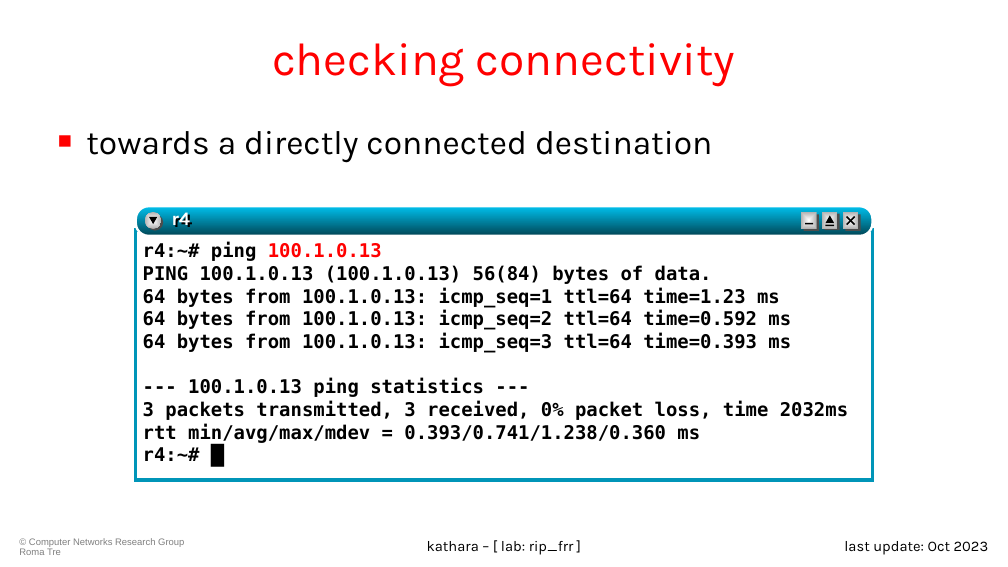
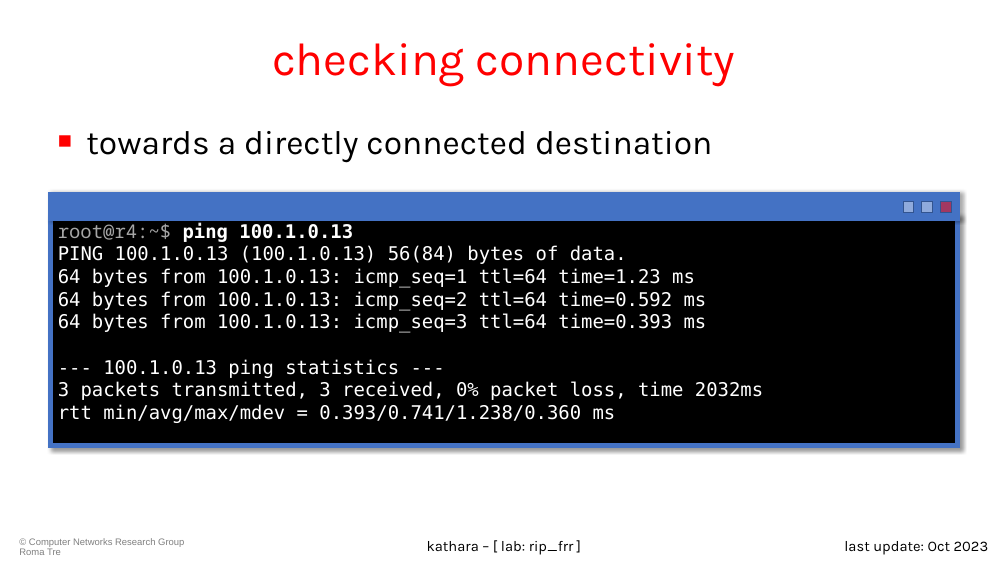
Before and after one commit to KatharaFramework/Kathara-Labs, a slide deck: slide 11 of main-labs/intradomain-routing/frr/rip/009-kathara-lab_rip.pptx. Drawn at 1008x567 pixels with LibreOffice and Linux fonts; fonts in the diff are those of the drawing; background and template pictures are left out. Boxes give left, top, right and bottom in pixels: in the first picture for what was removed or moved away, otherwise in the second. Text is boxed around its words. In the diff, an @@ line names an element or a change of style, - is before the commit and + after.

```diff
--- a/main-labs/intradomain-routing/frr/rip/009-kathara-lab_rip.pptx
+++ b/main-labs/intradomain-routing/frr/rip/009-kathara-lab_rip.pptx
@@ rectangle added at bbox=[51, 194, 958, 218], fill #4472C4, outline #4472C4 4.5 pt @@
@@ rounded rectangle removed at bbox=[136, 206, 873, 236] @@
@@ text removed at bbox=[172, 208, 191, 231] @@
-r4
@@ rectangle: place and size @@
-rectangle at bbox=[843, 212, 858, 229]
+rectangle at bbox=[904, 202, 914, 212]
@@ rectangle at bbox=[904, 202, 914, 212]: fill gradient #FFFFFF to #B2B2B2 to #8FAADC; outline none to #325491 1 pt @@
@@ rectangle added at bbox=[922, 202, 932, 212], fill #8FAADC, outline #325491 1 pt @@
@@ rectangle added at bbox=[941, 202, 951, 212], fill #FF0000 at 50% opacity, outline #325491 1 pt @@
@@ rectangle "root@r4:~$ ping 100.1.0.13": place and size @@
-rectangle "root@r4:~$ ping 100.1.0.13" at bbox=[143, 242, 848, 461]
+rectangle "root@r4:~$ ping 100.1.0.13" at bbox=[51, 216, 958, 446]
@@ rectangle "root@r4:~$ ping 100.1.0.13" at bbox=[51, 216, 958, 446]: fill none to #000000; outline none to #4472C4 4.5 pt; shadow on @@
@@ text in rectangle at bbox=[58, 220, 353, 242]: text changed; text colour #FF0000 to #FFFFFF @@
-r4:~# ping 100.1.0.13
+root@r4:~$ ping 100.1.0.13
@@ rectangle removed at bbox=[136, 230, 873, 480] @@
@@ ellipse removed at bbox=[145, 212, 162, 229] @@
@@ ellipse removed at bbox=[147, 214, 163, 231] @@
@@ triangle removed at bbox=[149, 217, 157, 225] @@
@@ rectangle removed at bbox=[802, 212, 817, 229] @@
@@ rectangle removed at bbox=[804, 214, 819, 231] @@
@@ line removed from (805, 224) to (814, 224) @@
@@ group removed at bbox=[823, 212, 840, 230]: 2 rectangles, 1 line, 1 triangle @@
@@ rectangle removed at bbox=[845, 214, 861, 231] @@
@@ line removed from (847, 225) to (855, 217) @@
@@ line removed from (847, 217) to (855, 225) @@
@@ text in rectangle at bbox=[58, 245, 763, 423]: text colour #000000 to #FFFFFF, bold off @@
@@ text in rectangle at bbox=[143, 447, 200, 461]: paragraph removed @@
-r4:~# █
```
Also in this commit, not shown: 18 other slides changed, 3 slides removed, 1 other file.
